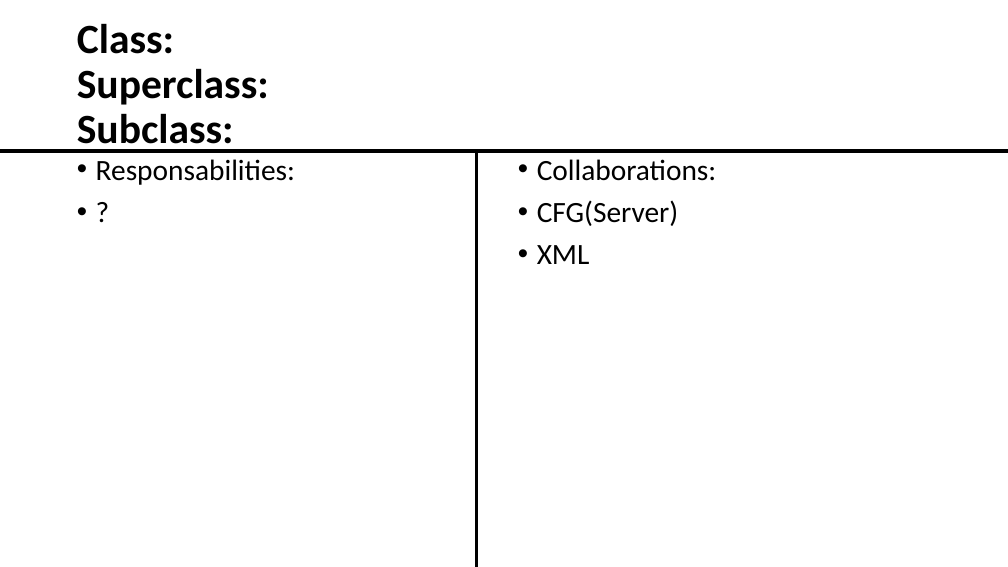
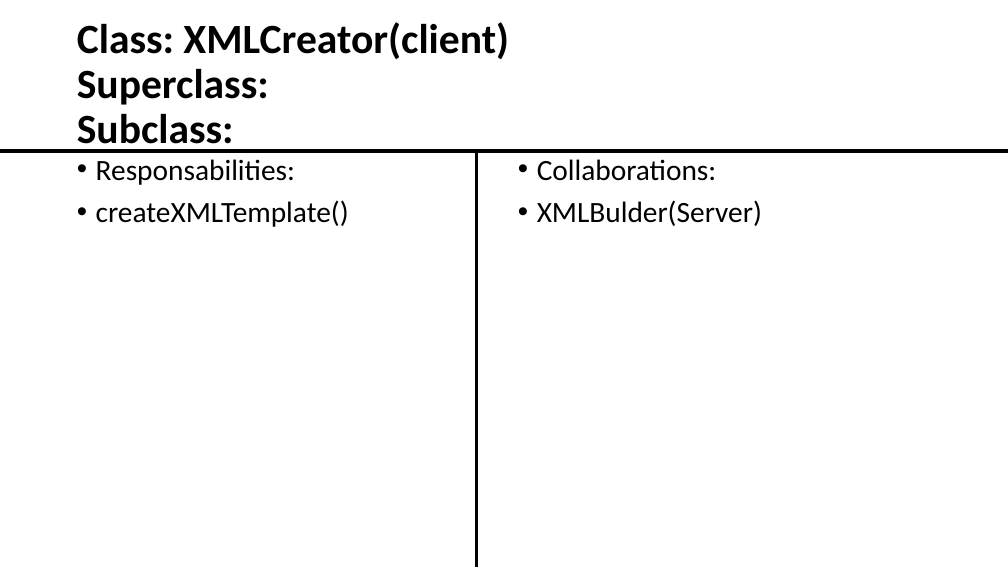
Before and after one commit to MartinDeliraGalvan/SoftwareConstructionRepo, a slide deck: slide 10 of Classes_IndexCards.pptx (slide 12 before the commit). Drawn at 1008x567 pixels with LibreOffice and Linux fonts; fonts in the diff are those of the drawing. Boxes give left, top, right and bottom in pixels: in the first picture for what was removed or moved away, otherwise in the second. Text is boxed around its words. In the diff, an @@ line names an element or a change of style, - is before the commit and + after.

```diff
--- a/Classes_IndexCards.pptx
+++ b/Classes_IndexCards.pptx
@@ title at [77,22,509,153]: text changed @@
-Class:
-Superclass:
-Subclass:
+Class: XMLCreator(client)
+Superclass:
+Subclass:
@@ text at [96,200,349,227]: text changed @@
-• ?
+• createXMLTemplate()
@@ text at [537,200,762,226]: text changed @@
-• CFG(Server)
-• XML
+• XMLBulder(Server)
```
Also in this commit, not shown: 10 other slides changed, 1 slide removed.
